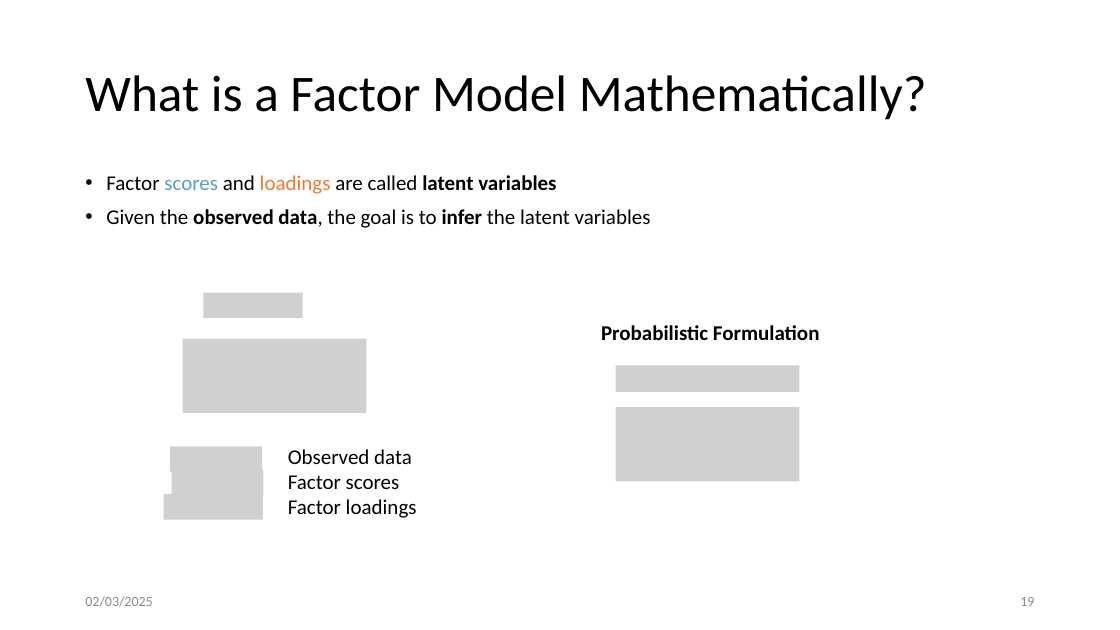
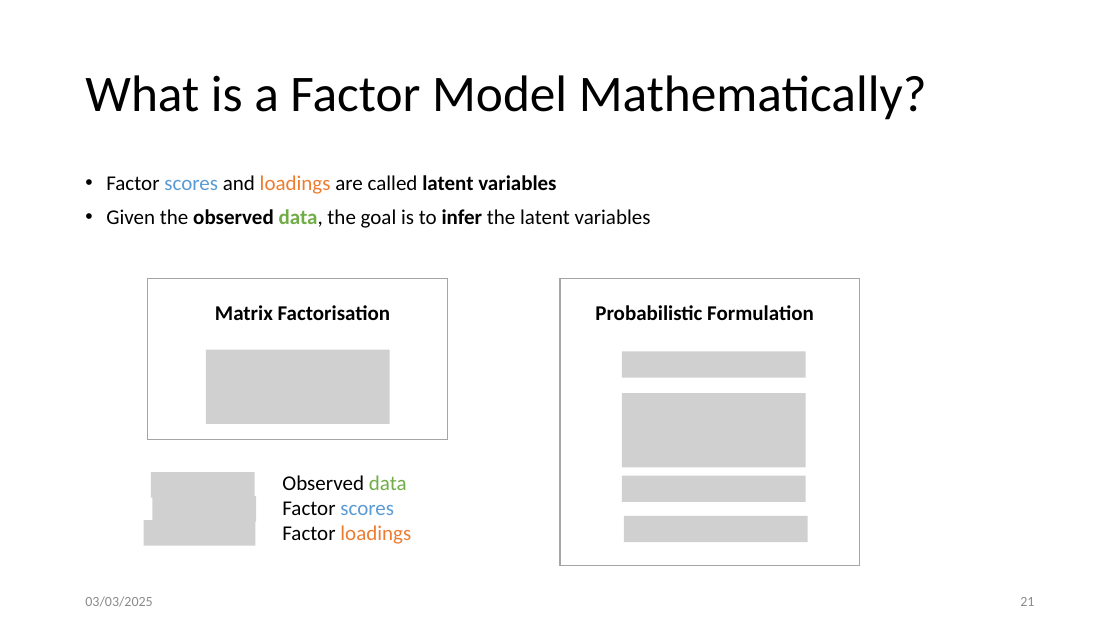
Before and after one commit to penelopenelope/ebi_mofa_workshop_precision_medicine, a slide deck: slide 22 of presentation.pptx (slide 20 before the commit). Drawn at 1120x630 pixels with LibreOffice and Linux fonts; fonts in the diff are those of the drawing; grey boxes stand for pictures. Boxes give left, top, right and bottom in pixels: in the first picture for what was removed or moved away, otherwise in the second. Text is boxed around its words. In the diff, an @@ line names an element or a change of style, - is before the commit and + after.

Commit message:
Updated presentation

```diff
--- a/presentation.pptx
+++ b/presentation.pptx
@@ text at (x1=106, y1=209, x2=651, y2=228): text colour #000000 to #70AD47 in "data," @@
@@ rectangle added at (x1=148, y1=278, x2=448, y2=439), outline #A5A5A5 1 pt @@
@@ picture removed at (x1=203, y1=292, x2=302, y2=318) @@
@@ rectangle added at (x1=560, y1=278, x2=860, y2=565), outline #A5A5A5 1 pt @@
@@ text "Probabilistic Formulation" moved from (x1=601, y1=325, x2=820, y2=340) to (x1=595, y1=305, x2=814, y2=320) @@
@@ text added at (x1=215, y1=305, x2=390, y2=320), 18 pt, text #000000, bold @@
+Matrix Factorisation
@@ picture moved from (x1=183, y1=339, x2=367, y2=413) to (x1=206, y1=350, x2=390, y2=423) @@
@@ picture moved from (x1=616, y1=365, x2=800, y2=392) to (x1=622, y1=351, x2=806, y2=377) @@
@@ picture moved from (x1=616, y1=408, x2=800, y2=481) to (x1=622, y1=393, x2=806, y2=467) @@
@@ picture resized from (x1=171, y1=446, x2=263, y2=471) to (x1=151, y1=472, x2=255, y2=497) @@
@@ text "Observed data" moved from (x1=288, y1=449, x2=417, y2=518) to (x1=282, y1=475, x2=411, y2=544) @@
@@ text "Observed data" at (x1=282, y1=475, x2=411, y2=544): text colour #000000 to #70AD47 in "data"; text colour #000000 to #5B9BD5 in "scores"; text colour #000000 to #ED7D31 in "loadings" @@
@@ picture added at (x1=622, y1=476, x2=806, y2=502) @@
@@ picture resized from (x1=171, y1=471, x2=264, y2=496) to (x1=153, y1=497, x2=256, y2=522) @@
@@ picture resized from (x1=164, y1=494, x2=263, y2=519) to (x1=144, y1=520, x2=255, y2=545) @@
@@ picture added at (x1=624, y1=516, x2=808, y2=542) @@
@@ page number at (x1=1020, y1=597, x2=1034, y2=606): text changed @@
-19
+21
```
Also in this commit, not shown: 24 other slides changed, 4 slides added, 8 slides removed, 1 other file.
